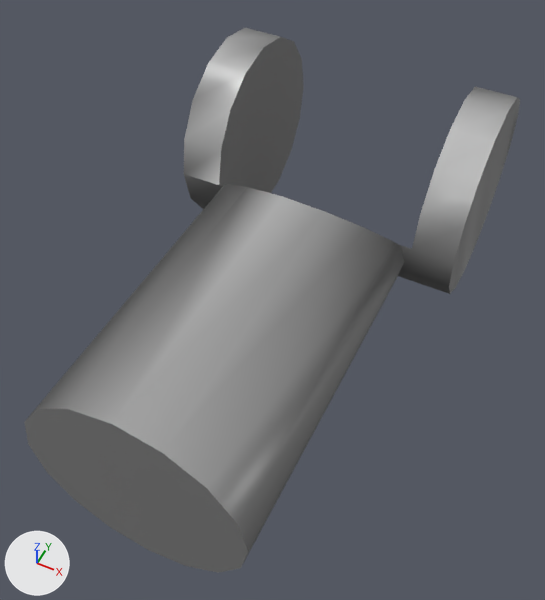
One commit to the COLLADA model models/drc_robot/meshes/r_larm.dae: the scene before it, then after it.
Both versions are drawn from a camera (50 mm lens) standing at (0.097, -0.276, 0.223) and looking at (0.001, -0.084, -0.016). Arrows for +X, +Y and +Z are at lower left; the lights stay in place. Where no turn or scale is listed for an object, it has been applied to the vertices. Vertices at the same position are counted once.

Objects in the first picture: 'p24253'.
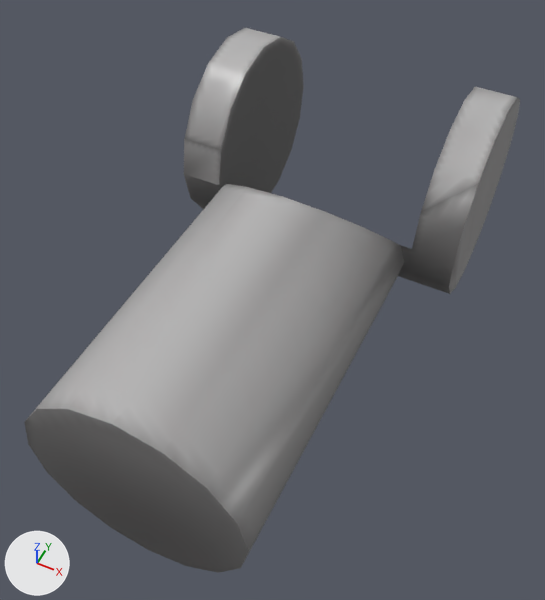
Where the change shows, as pixel boxes (x1, y1, x2, y2) in the pictures (545 x 600 px):
'p24253', surface changed, recoloured
    both: (24, 28, 519, 573)

The change, as a list of edits to the scene's bpy script:
```text
Add img_atlas_drc_1_png:
    img_atlas_drc_1_png = load_image('atlas_DRC_1.png', '../materials/textures/atlas_DRC_1.png', 2048, 2048, 'sRGB')
Change mat_atlas_drc_1:
    remove n2 = _N.new('ShaderNodeVertexColor'); n2.name = 'Color Attribute'
    remove n2.layer_name = 'Col'
    add n3 = _N.new('ShaderNodeTexImage'); n3.name = 'Image Texture'
    add n3.image = img_atlas_drc_1_png
    where n0 = _N.new('ShaderNodeBsdfPrincipled'); n0.name = 'Principled BSDF'
    remove _L.new(n2.outputs[0], n0.inputs[0])  # 'Color' to 'Base Color'
    add _L.new(n3.outputs[0], n0.inputs[0])  # 'Color' to 'Base Color'
Change me_p24253mesh:
    where me_p24253mesh.from_pydata(...)  # 96 vertices, 184 faces; spans x -0.065..0.065, y -0.188..0.047, z -0.056..0.045
    used by ob_p24253; location = (0.0, 0.0, 0.0)
    me_p24253mesh part 1: vertex colours changed
```
